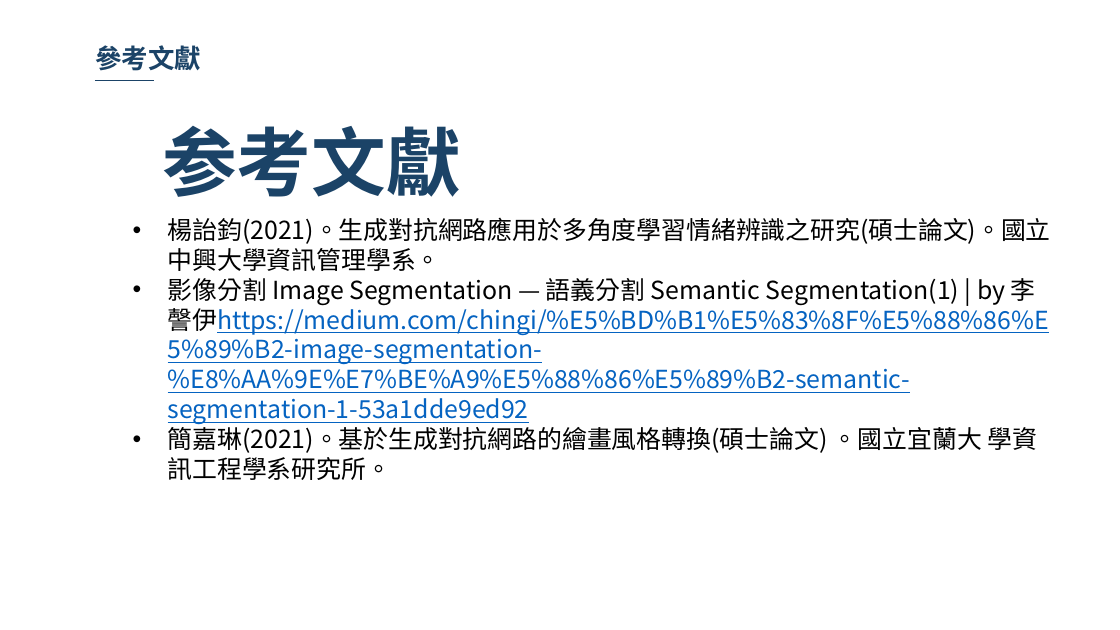
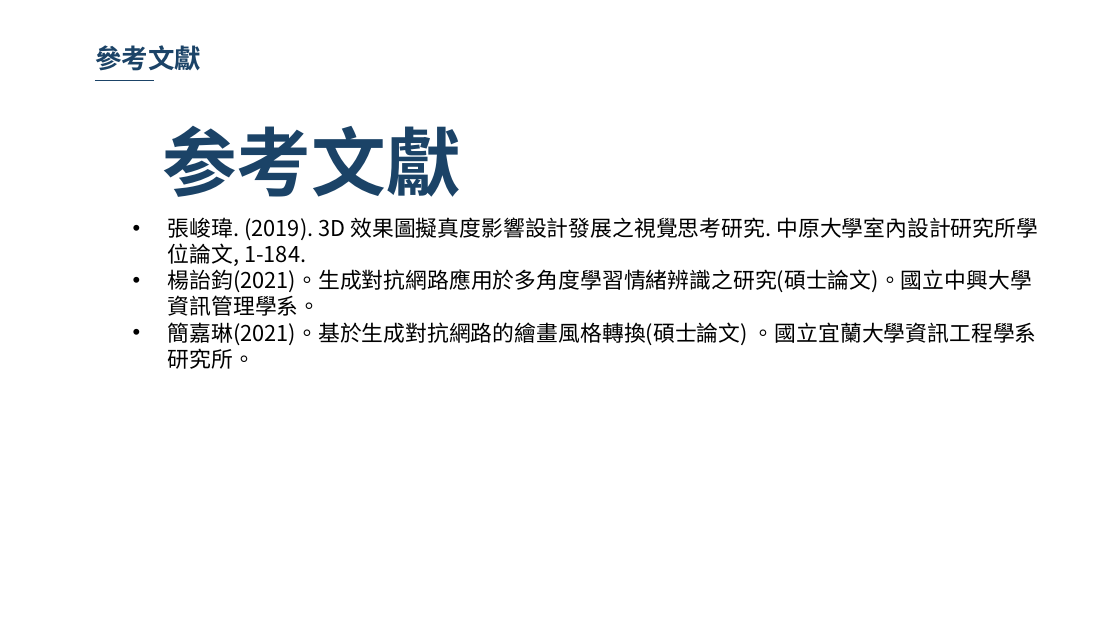
Before and after one commit to 10994015/paper, a slide deck: slide 49 of 論文/論文初審.pptx (slide 47 before the commit). Drawn at 1120x630 pixels with LibreOffice and Linux fonts; fonts in the diff are those of the drawing; background and template pictures are left out. Boxes give left, top, right and bottom in pixels: in the first picture for what was removed or moved away, otherwise in the second. Text is boxed around its words. In the diff, an @@ line names an element or a change of style, - is before the commit and + after.

```diff
--- a/論文/論文初審.pptx
+++ b/論文/論文初審.pptx
@@ text at (168,217,1038,266): paragraph added @@
+• 張峻瑋. (2019). 3D 效果圖擬真度影響設計發展之視覺思考研究. 中原大學室內設計研究所學位論文, 1-184.
@@ text at (168,269,1032,316): size 16 to 14 pt in "楊詒鈞(2021)。生成對抗網路應用於多角度學習情緒辨識之研究(碩士論文)。國立中興大學資訊管理學系。" @@
@@ text at (168,322,1037,369): text changed; size 16 to 14 pt; text colour #0563C1 to #000000 @@
-• 影像分割 Image Segmentation — 語義分割 Semantic Segmentation(1) | by 李謦伊https://medium.com/chingi/%E5%BD%B1%E5%83%8F%E5%88%86%E5%89%B2-image-segmentation-%E8%AA%9E%E7%BE%A9%E5%88%86%E5%89%B2-semantic-segmentation-1-53a1dde9ed92
-• 簡嘉琳(2021)。基於生成對抗網路的繪畫風格轉換(碩士論文) 。國立宜蘭大 學資訊工程學系研究所。
+• 簡嘉琳(2021)。基於生成對抗網路的繪畫風格轉換(碩士論文) 。國立宜蘭大學資訊工程學系研究所。
```
Also in this commit, not shown: 18 other slides changed, 3 slides added, 1 slide removed.
